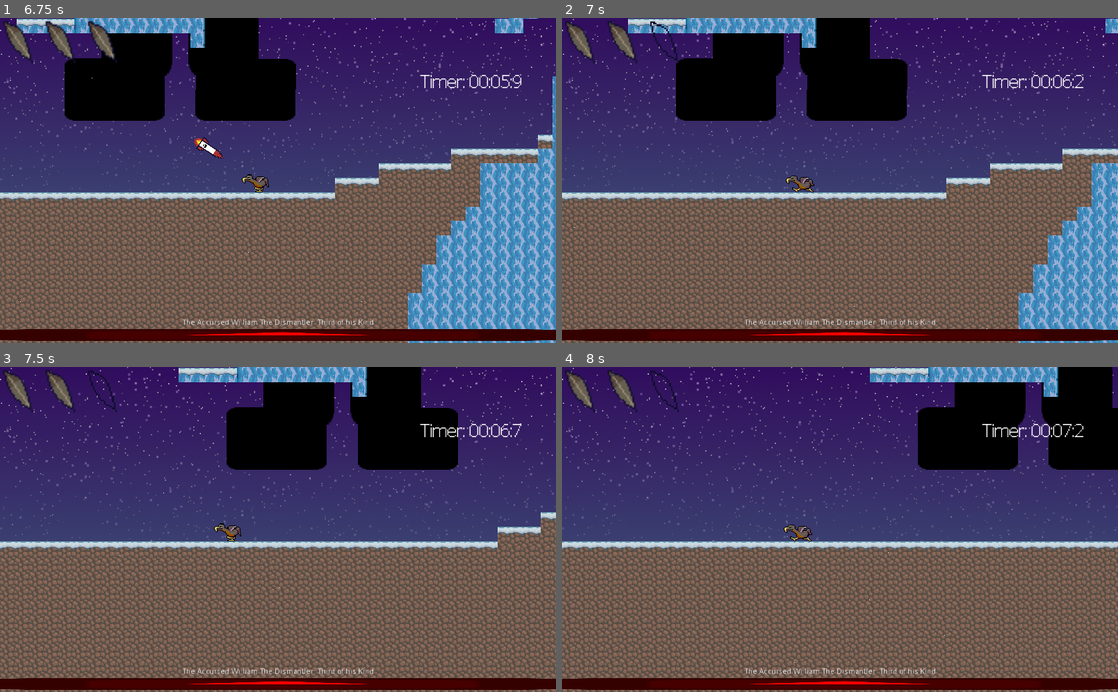
Above: before the commit, frames 1-4 (two rows, left to right).
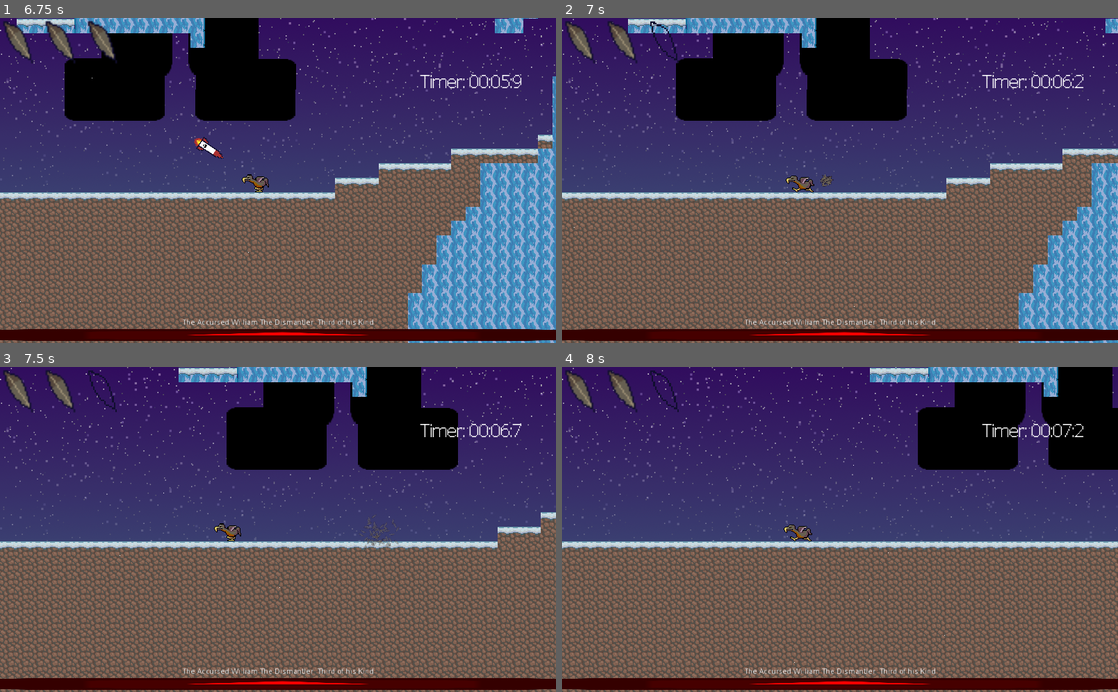
Above: after the commit, the same moments.

Repository: Struckdown/GDQ2021
Game: Godot game, scene res://MainMenu.tscn
Two runs of this game, one before a commit and one after it. Both use one fixed random seed, a clock stepped at 60 frames per second and the inputs below. The engine's default icon, where the game draws it, is replaced by a stand-in: a white triangle on a blue panel in a dark square. Sound files missing from this copy of the repository are replaced by a short silence.
Inputs:
- Up to frame 1 (6.75 s): click "Play" at 0.5 s; hold D (right) 1.28-2.78 s; tap Shift (dash) every 0.75 s from 1.35 to 6.6 s; tap Space (jump) at 1.52, 2.27, 3.77, 4.52, 5.27 s; hold A (left) 2.78-3.53 s; hold D (right) 3.53-5.03 s; hold A (left) 5.03-5.78 s; hold D (right) 5.78-6.53 s; hold A (left) from 6.53 s (still down)
- Up to frame 2 (7 s): keep holding A (left); tap Space (jump) at 6.77 s
- Up to frame 3 (7.5 s): keep holding A (left); tap Shift (dash) at 7.35 s
- Up to frame 4 (8 s): keep holding A (left); tap Space (jump) at 7.52 s

Frame 1 is identical in both runs. In frame 2, less than 0.1% of the frame differs, in the area x 46-49%, y 48-52%; in frame 3, 0.1%, in the area x 64-72%, y 45-59%; in frame 4, nothing differs.

Commit message:
Added dodo hit particle effect

Diff:
--- a/Dodo/Dodo.gd
+++ b/Dodo/Dodo.gd
@@ -88,8 +88,9 @@
 
 func takeDamage():
 	health -= 1
+	$HitParticleEffect.emitting = true
 	if healthRef:
 		healthRef.hit()
 	if health <= 0:
 		emit_signal("died")
-	print("Dodo was hit!")
+		queue_free()
--- a/Dodo/Dodo.tscn
+++ b/Dodo/Dodo.tscn
@@ -1,9 +1,10 @@
-[gd_scene load_steps=8 format=2]
+[gd_scene load_steps=12 format=2]
 
 [ext_resource path="res://art/spr_dodoright.png" type="Texture" id=1]
 [ext_resource path="res://Dodo/Dodo.gd" type="Script" id=2]
 [ext_resource path="res://art/spr_dodorunright.png" type="Texture" id=3]
 [ext_resource path="res://SFX/Fwsh 1.mp3" type="AudioStream" id=4]
+[ext_resource path="res://UI/feathers.png" type="Texture" id=5]
 
 [sub_resource type="RectangleShape2D" id=1]
 extents = Vector2( 14.1098, 16.0791 )
@@ -100,6 +101,27 @@
 "values": [ 0, 1, 2, 3 ]
 }
 
+[sub_resource type="Gradient" id=4]
+colors = PoolColorArray( 1, 1, 1, 1, 1, 1, 1, 0 )
+
+[sub_resource type="GradientTexture" id=5]
+gradient = SubResource( 4 )
+
+[sub_resource type="ParticlesMaterial" id=6]
+flag_disable_z = true
+spread = 180.0
+gravity = Vector3( 0, 98, 0 )
+initial_velocity = 50.0
+initial_velocity_random = 1.0
+angular_velocity = 150.0
+angular_velocity_random = 1.0
+orbit_velocity = 0.0
+orbit_velocity_random = 0.0
+angle = 360.0
+angle_random = 1.0
+scale = 0.6
+color_ramp = SubResource( 5 )
+
 [node name="Dodo" type="KinematicBody2D" groups=[
 "canBeHitByMissiles",
 "missileTrackable",
@@ -120,3 +142,12 @@
 
 [node name="DashSFX" type="AudioStreamPlayer" parent="."]
 stream = ExtResource( 4 )
+
+[node name="HitParticleEffect" type="Particles2D" parent="."]
+emitting = false
+amount = 60
+one_shot = true
+explosiveness = 1.0
+local_coords = false
+process_material = SubResource( 6 )
+texture = ExtResource( 5 )
